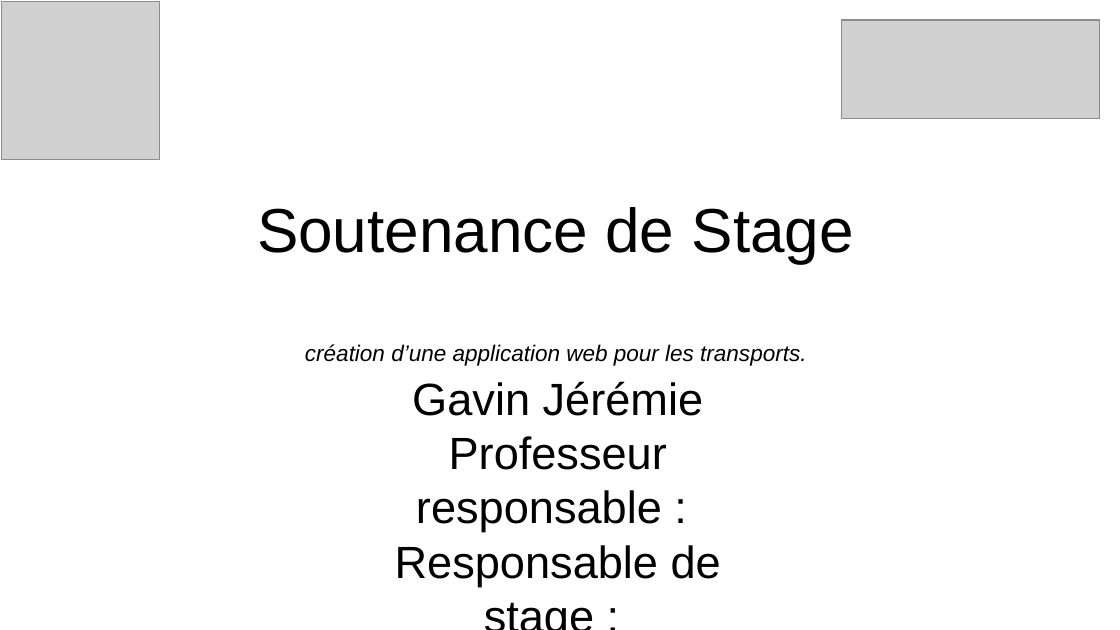
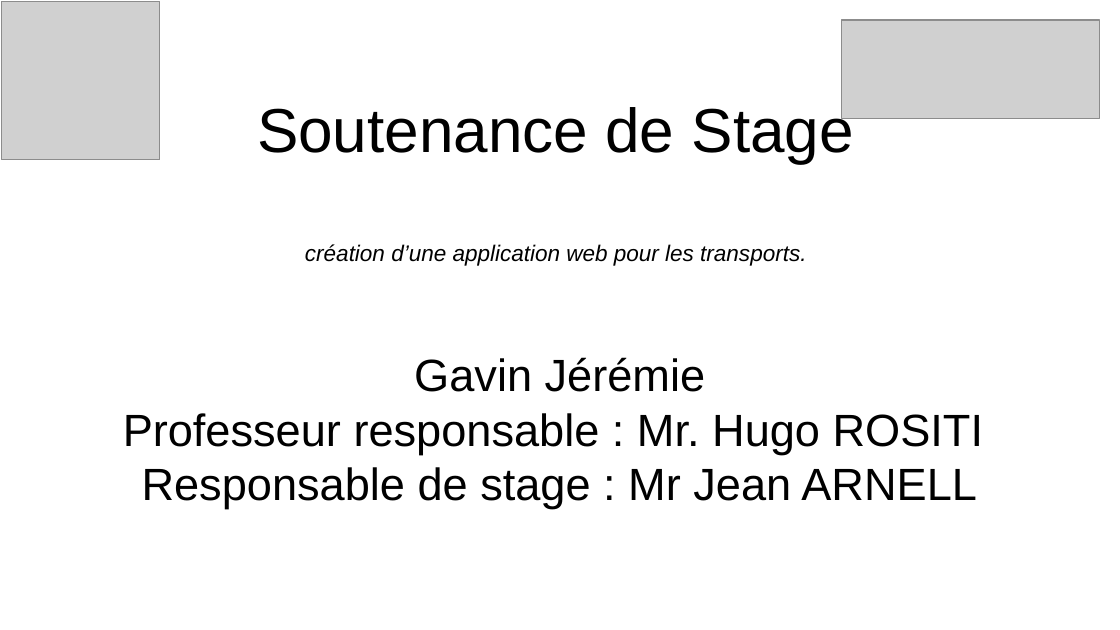
Before and after one commit to Malfioso/MaaS-Computech, a slide deck: slide 1 of Soutenance.odp. Drawn at 1120x630 pixels with LibreOffice and Linux fonts; fonts in the diff are those of the drawing; grey boxes stand for pictures. Boxes give left, top, right and bottom in pixels: in the first picture for what was removed or moved away, otherwise in the second. Text is boxed around its words. In the diff, an @@ line names an element or a change of style, - is before the commit and + after.

Commit message:
Soutenance

```diff
--- a/Soutenance.odp
+++ b/Soutenance.odp
@@ title "Soutenance de Stage création d’une ..." rewrapped from (257,207,854,366) to (257,102,854,266) @@
@@ subtitle "Gavin Jérémie": place and size @@
-subtitle "Gavin Jérémie" at (395,381,721,586)
+subtitle "Gavin Jérémie" at (123,357,983,508)
@@ subtitle at (123,413,983,508): text changed @@
-Professeur responsable :
-Responsable de stage :
+Professeur responsable : Mr. Hugo ROSITI
+Responsable de stage : Mr Jean ARNELL
```
Also in this commit, not shown: 6 slides added, 2 other files.
